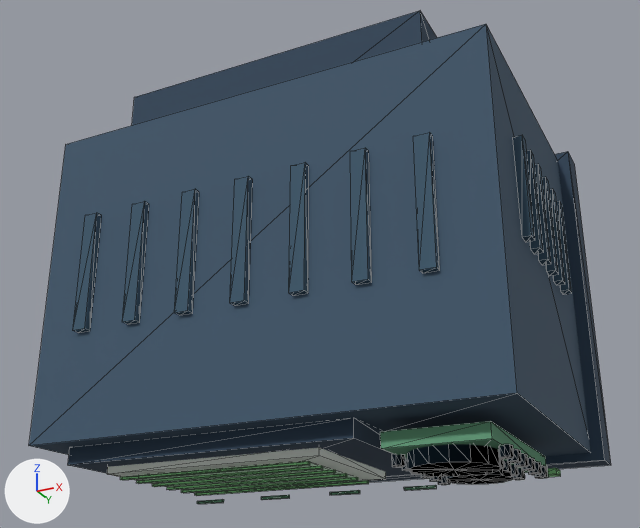
Renders of the glTF model assets/3d/crt_tv/crt_tv.glb from each side of a commit.
Camera for both pictures: a 50 mm camera at (1.85, -4.46, -1.5) aimed at (0.0, -0.75, 0.16). Arrows for +X, +Y and +Z are at lower left; the lights stay in place. The first picture is the older version. Mesh edges are drawn as thin lines. Vertices at exactly the same position are counted once.

In view in the first picture: 'crt_tv'.
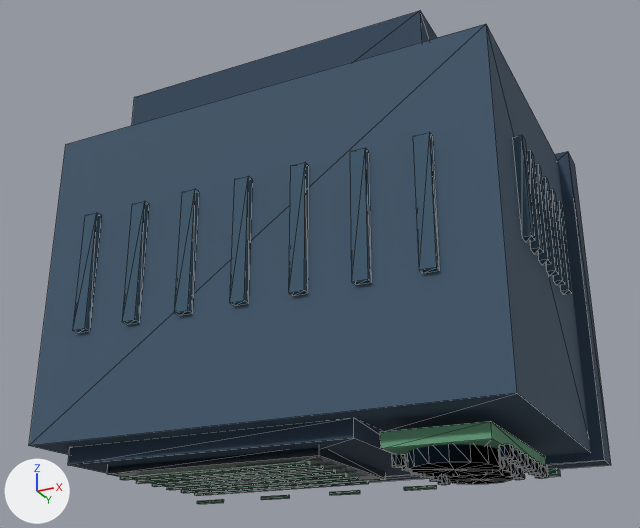
The change, as a list of edits to the scene's bpy script:
```text
Add mat_mat_crt_glass_scanline:
    mat_mat_crt_glass_scanline = bpy.data.materials.new('mat_crt_glass_scanline')
    mat_mat_crt_glass_scanline.use_nodes = True; mat_mat_crt_glass_scanline.node_tree.nodes.clear()
    _N = mat_mat_crt_glass_scanline.node_tree.nodes; _L = mat_mat_crt_glass_scanline.node_tree.links
    n0 = _N.new('ShaderNodeBsdfPrincipled'); n0.name = 'Principled BSDF'
    n0.inputs[2].default_value = 0.35  # 'Roughness'
    n1 = _N.new('ShaderNodeOutputMaterial'); n1.name = 'Material Output'
    n2 = _N.new('ShaderNodeVertexColor'); n2.name = 'Color Attribute'
    _L.new(n0.outputs[0], n1.inputs[0])  # 'BSDF' to 'Surface'
    _L.new(n2.outputs[0], n0.inputs[0])  # 'Color' to 'Base Color'
Add mat_mat_crt_black_glass:
    mat_mat_crt_black_glass = bpy.data.materials.new('mat_crt_black_glass')
    mat_mat_crt_black_glass.use_nodes = True; mat_mat_crt_black_glass.node_tree.nodes.clear()
    _N = mat_mat_crt_black_glass.node_tree.nodes; _L = mat_mat_crt_black_glass.node_tree.links
    n0 = _N.new('ShaderNodeBsdfPrincipled'); n0.name = 'Principled BSDF'
    n0.inputs[1].default_value = 0.08  # 'Metallic'
    n0.inputs[2].default_value = 0.24  # 'Roughness'
    n1 = _N.new('ShaderNodeOutputMaterial'); n1.name = 'Material Output'
    n2 = _N.new('ShaderNodeVertexColor'); n2.name = 'Color Attribute'
    _L.new(n0.outputs[0], n1.inputs[0])  # 'BSDF' to 'Surface'
    _L.new(n2.outputs[0], n0.inputs[0])  # 'Color' to 'Base Color'
Add mat_mat_crt_glass_reflection:
    mat_mat_crt_glass_reflection = bpy.data.materials.new('mat_crt_glass_reflection')
    mat_mat_crt_glass_reflection.use_nodes = True; mat_mat_crt_glass_reflection.node_tree.nodes.clear()
    _N = mat_mat_crt_glass_reflection.node_tree.nodes; _L = mat_mat_crt_glass_reflection.node_tree.links
    n0 = _N.new('ShaderNodeBsdfPrincipled'); n0.name = 'Principled BSDF'
    n0.inputs[1].default_value = 0.04  # 'Metallic'
    n0.inputs[2].default_value = 0.18  # 'Roughness'
    n1 = _N.new('ShaderNodeOutputMaterial'); n1.name = 'Material Output'
    n2 = _N.new('ShaderNodeVertexColor'); n2.name = 'Color Attribute'
    _L.new(n0.outputs[0], n1.inputs[0])  # 'BSDF' to 'Surface'
    _L.new(n2.outputs[0], n0.inputs[0])  # 'Color' to 'Base Color'
Change me_crt_tv:
    used by ob_crt_tv; location = (0.0, 0.0, 0.0)
    remove me_crt_tv.from_pydata(...)  # 840 vertices, 1400 faces; spans x -1.17..1.17, y -1.49..0.07, z -0.95..1.1
    add me_crt_tv.from_pydata(...)  # 848 vertices, 1412 faces; spans x -1.17..1.17, y -1.49..0.07, z -0.95..1.1
    me_crt_tv part 1: a new loose piece, a box spanning x -0.7..-0.26, y -1.097..-1.062, z -0.893..-0.875, in mat_mat_crt_glass_reflection
    me_crt_tv part 2: the loose piece of 8 vertices spanning x -0.75..0.11, y -1.12..-0.6, z -0.89..-0.88 is deleted
    me_crt_tv part 3: 96 kept faces spanning x -0.86..1.02, y -1.21..-0.44, z -0.91..-0.83 get new vertex colours; the middle colour goes from green #88d58c to dark green #2c654d
    me_crt_tv part 4: 12 faces spanning x -0.86..0.22, y -1.21..-0.51, z -0.88..-0.83 switch from mat_mat_crt_screen_pale to mat_mat_crt_black_glass
    me_crt_tv part 5: 84 faces spanning x -0.8..1.02, y -1.19..-0.44, z -0.91..-0.89 switch from mat_mat_crt_screen_green to mat_mat_crt_glass_scanline
    other edits to the shape of me_crt_tv do not show in these pictures
    remove me_crt_tv.materials.append(mat_mat_crt_highlight)
    add me_crt_tv.materials.append(mat_mat_crt_glass_reflection)
```

Boxes [x1, y1, x2, y2] around the edits, measured in the pictures (640 x 528 px):
part 1 of me_crt_tv, added
    after: [151, 471, 237, 479]
part 2 of me_crt_tv, deleted
    before: [143, 461, 357, 492]
part 3 of me_crt_tv, recoloured
    both: [107, 448, 561, 496]
part 4 of me_crt_tv, recoloured (darker)
    both: [107, 448, 386, 493]
part 5 of me_crt_tv, recoloured
    both: [120, 461, 561, 496]
